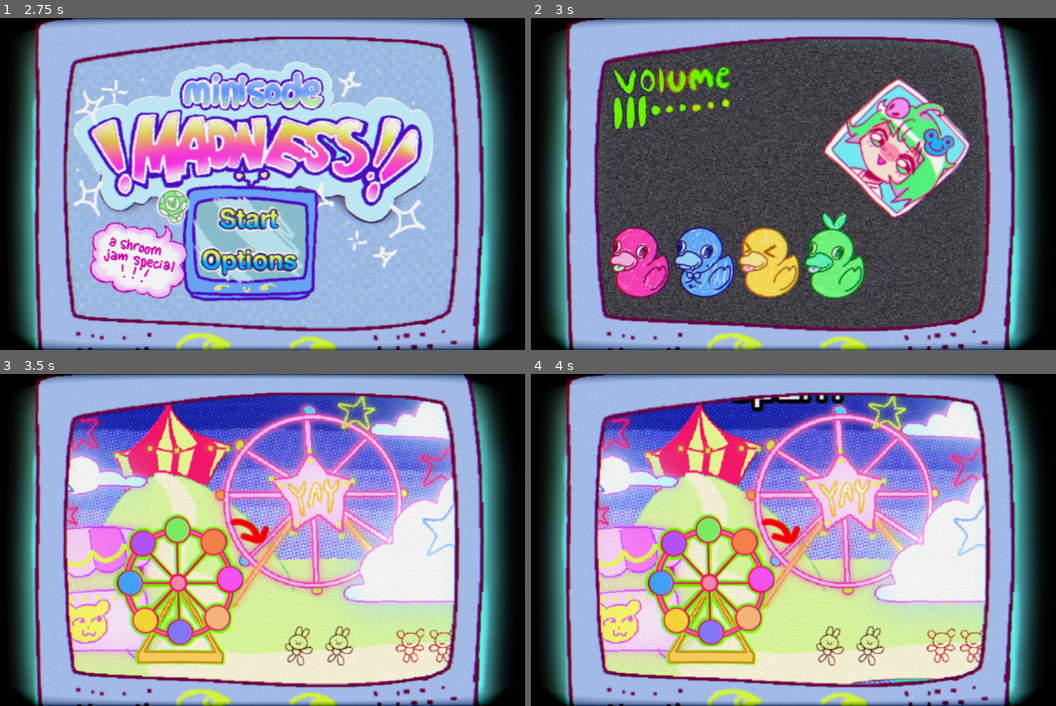
Above: before the commit, frames 1-4 (two rows, left to right).
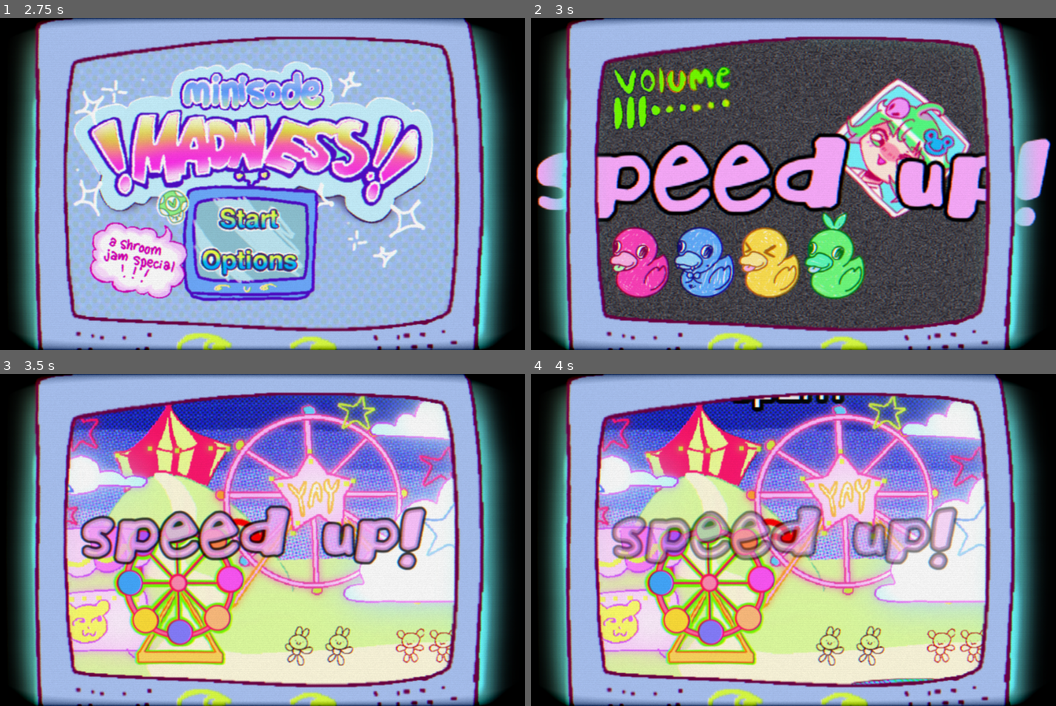
Above: after the commit, the same moments.

Repository: jngo102/Minisode-Madness
Game: Godot game, scene res://game/scenes/main.tscn
Two runs of this game, one before a commit and one after it. Both use one fixed random seed, a clock stepped at 60 frames per second and the inputs below. Video files are missing from this copy of the repository; at most half a second of black plays in their place. Sound files missing from this copy of the repository are replaced by a short silence.
Inputs (mouse positions are in pixels of both pictures, inside the frame that each line leads up to):
- Up to frame 1 (2.75 s): tap Enter (ui_accept) at 0.5, 0.77, 1.25, 1.52 s; move the mouse to (388, 167) at 0.52 s; click (388, 167) at 0.67 s; move the mouse to (141, 200) at 1.27 s; click (141, 200) at 1.42 s; click (246, 217) at 2 s
- Up to frame 2 (3 s): click (777, 217) at 2.75 s
- Up to frame 3 (3.5 s): no input
- Up to frame 4 (4 s): move the mouse to (851, 466) at 3.52 s; click (851, 466) at 3.67 s

Frame 1 is identical in both runs. In frame 2, 13% of the frame differs, in the area x 0-100%, y 34-63%; in frame 3, 7.0%; in frame 4, 6.5%.

Commit message:
Fix level changed signal

Diff:
--- a/game/scripts/autoload/minigame_manager.gd
+++ b/game/scripts/autoload/minigame_manager.gd
@@ -15,7 +15,7 @@
 var level: int = 1:
 	set(value):
 		level = value
-		if value > 1 and value <= 3:
+		if value >= 1 and value <= 3:
 			level_changed.emit(value)
 
 var current_level: Node
